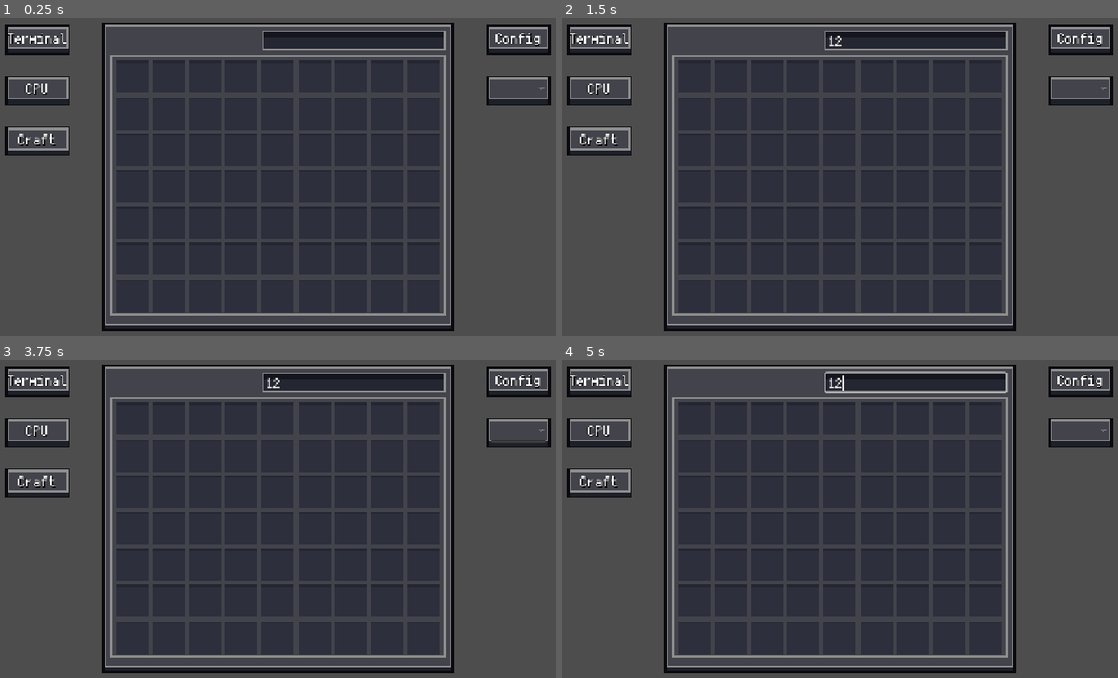
Above: before the commit, frames 1-4 (two rows, left to right).
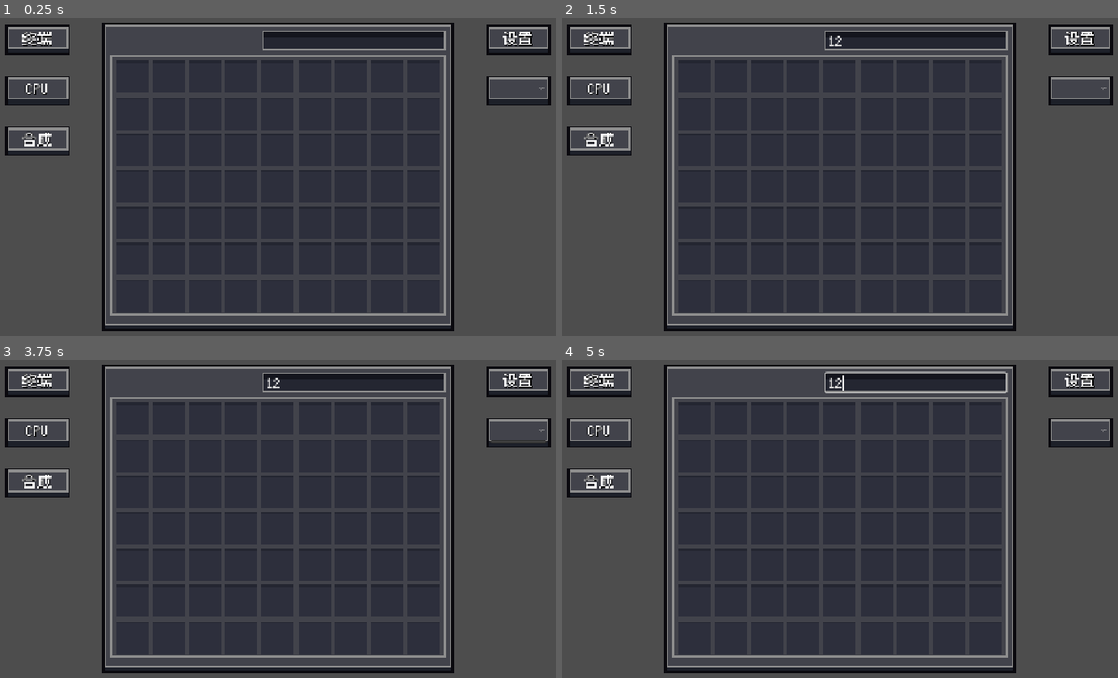
Above: after the commit, the same moments.

Repository: ZhangDaing/ae2online
Game: Godot game, scene res://tscn/main.tscn
The game is run twice, just before and just after one commit, with the same random seed, the same clock (stepped at 60 frames per second) and the same inputs.
Inputs (mouse positions are in pixels of both pictures, inside the frame that each line leads up to):
- Up to frame 1 (0.25 s): no input
- Up to frame 2 (1.5 s): click (917, 40) at 0.52 s; type "12" at 0.6 s; click (600, 40) at 1.25 s
- Up to frame 3 (3.75 s): click (38, 382) at 2 s; click (38, 382) at 2.75 s; click (517, 429) at 3.5 s
- Up to frame 4 (5 s): tap Enter at 4.25 s; move the mouse to (917, 382) at 4.27 s; click (917, 382) at 4.42 s

The runs differ from the first frame. In frame 1, 0.7% of the frame differs, in the area x 1-98%, y 4-41%; in frame 2, 0.7%; in frame 3, 0.7%; in frame 4, 0.7%.

Commit message:
完成了可合成物品的监控

Diff:
--- a/godot/gd/event_bus.gd
+++ b/godot/gd/event_bus.gd
@@ -13,3 +13,4 @@
 # 终端信号
 signal terminal_logged(url: String, token: Dictionary)
 signal terminal_choosed(index: int)
+signal terminal_storage_updated(items: Array)
--- a/godot/gd/item.gd
+++ b/godot/gd/item.gd
@@ -18,13 +18,21 @@
 func set_data(data: Dictionary) -> void:
 	card_data = data
 	if is_node_ready():
-		count_label.text = _format_number(card_data.get("count", 0))
+		var count = card_data.get("count", 0)
+		if count != 0:
+			count_label.text = _format_number(count)
+		else:
+			count_label.text = ""
 		load_cover()
 
 func update_data(data: Dictionary) -> void:
 	card_data = data
 	if is_node_ready():
-		count_label.text = _format_number(card_data.get("count", 0))
+		var count = card_data.get("count", 0)
+		if count != 0:
+			count_label.text = _format_number(count)
+		else:
+			count_label.text = ""
 
 # 加载图标
 func load_cover() -> void:
--- a/godot/gd/main.gd
+++ b/godot/gd/main.gd
@@ -30,6 +30,7 @@
 	var t = terminals[id]
 	terminal.on_login_succeeded(t["url"], t["token"])
 	terminal_cpus.on_login_succeeded(t["url"], t["token"])
+	terminal_craft.on_login_succeeded(t["url"], t["token"])
 
 func _on_account_config_changed() -> void:
 	# 清空终端数据
--- a/godot/gd/terminal.gd
+++ b/godot/gd/terminal.gd
@@ -42,11 +42,6 @@
 	EventBus.reflash_time_config_changed.connect(apply_reflash_time_config)
 	# 初始化
 	request_data()
-
-# process函数
-func _process(_delta: float) -> void:
-	pass # Replace with function body.
-
 #---------------------------------------------------
 # 核心函数，请求后端数据
 # 请求数据
@@ -86,6 +81,7 @@
 		return
 
 	item_cache = data.get("items", []) # 缓存所有物品数据
+	EventBus.terminal_storage_updated.emit(item_cache) # 外传物品数据
 	refresh_cards(sort_items(item_cache)) # 创建卡片
 #---------------------------------------------------
 # 应用返回的数据
@@ -220,3 +216,5 @@
 	_token = token
 	connected = true
 	request_data()
+
+#---------------------------------------------------
--- a/godot/gd/terminal_craft.gd
+++ b/godot/gd/terminal_craft.gd
@@ -1,5 +1,243 @@
 extends Control
-
-
+#---------------------------------------------------
+# 网络请求节点
+@onready var http_request = $HTTPRequest
+# 物品容器
+@onready var card_container = $Background/VBox/Scroll/ScrollContainer/Margin/ItemContainer
+# 检索框
+@onready var search_box = $Background/VBox/Search/LineEdit
+# 刷新定时器
+@onready var reflash_timer = $ReflashTimer
+
+# 预加载卡片场景
+const CARD_SCENCE = preload("res://tscn/item.tscn")
+
+# 后端请求地址
+var _url = ""
+var _token: Dictionary = {}
+var connected = false
+
+# 检索文本
+var search_text = ""
+
+# 原始物品数据缓存
+var item_cache: Array = []
+var terminal_item_cache: Array = [] # 终端物品缓存
+
+# 已加载的卡片缓存
+var card_cache: Dictionary = {}
+
+# 排序方式（与 terminal.gd 共用设置）
+enum SortType { NAME = 0, AMOUNT = 1, MOD = 2 }
+enum SortDir { ASC = 0, DESC = 1 }
+
+var current_sort_type: SortType = 1 as SortType
+var current_sort_dir: SortDir = 0 as SortDir
+
+# 请求状态
+var requesting = false
+#---------------------------------------------------
+# ready函数
+func _ready():
+	# 连接设置信号
+	EventBus.sort_config_changed.connect(apply_sort_config)
+	EventBus.reflash_time_config_changed.connect(apply_reflash_time_config)
+	EventBus.terminal_storage_updated.connect(_on_terminal_storage_updated)
+
+	# 初始化
+	request_data()
+#---------------------------------------------------
+# 核心函数，请求后端数据（可合成物品）
+func request_data() -> void:
+	if requesting or !connected:
+		return
+	requesting = true
+	var url = _url + "/craftable"
+	var error = http_request.request(url,
+		[ "Authorization: Bearer " + _token.get("token", "") ],
+		HTTPClient.METHOD_GET)
+	if error != OK:
+		requesting = false
+		print("后端请求失败")
+
+# 请求完成，进行回调
+func _on_request_completed(
+	result: int,
+	response_code: int,
+	_headers: PackedStringArray,
+	body: PackedByteArray
+) -> void:
+	requesting = false
+	# 检查请求结果
+	if result != HTTPRequest.RESULT_SUCCESS:
+		print("网络错误")
+		return
+	if response_code != 200:
+		print("请求失败，状态码: ", response_code)
+		return
+
+	# 解析JSON数据
+	var string = body.get_string_from_utf8()
+	var data = JSON.parse_string(string)
+	if data == null:
+		print("数据解析失败")
+		return
+
+	item_cache = data.get("items", []) # 缓存所有物品数据
+
+	#从终端处同步物品数量数据
+	# 构建终端物品查找表（rawId -> 物品数据，含 count）
+	var terminal_map: Dictionary = {}
+	for t_item in terminal_item_cache:
+		terminal_map[t_item.get("rawId", "")] = t_item
+
+	# 用终端数据填充 item_cache，终端里没对应数据则跳过
+	var merged: Array = []
+	for item in item_cache:
+		var match = terminal_map.get(item.get("rawId", ""))
+		if match != null:
+			merged.append(match)
+		else:
+			var copy = item.duplicate()
+			copy["count"] = 0
+			merged.append(copy)
+	item_cache = merged
+
+	refresh_cards(sort_items(item_cache)) # 创建卡片
+
+# 从终端处获取数据
+func _on_terminal_storage_updated(items: Array) -> void:
+	terminal_item_cache = items
+#---------------------------------------------------
+# 应用返回的数据
+# 遍历生成卡片
+func refresh_cards(items: Array) -> void:
+	# 处理检索前的卡片缓存
+	var keep_cards: Dictionary = {}
+
+	for item in items:
+		var item_id = item.get("rawId", "")
+		keep_cards[item_id] = true
+		if item_id in card_cache:
+			# 如果卡片已存在，则更新数据
+			card_cache[item_id].update_data(item)
+		else:
+			# 如果卡片不存在，则创建新的卡片
+			var new_card = CARD_SCENCE.instantiate()
+			new_card.set_data(item)
+			card_container.add_child(new_card)
+			card_cache[item_id] = new_card
+
+	# 移除不需要的卡片
+	for item_id in card_cache.keys():
+		if not keep_cards.has(item_id):
+			card_cache[item_id].queue_free()
+			card_cache.erase(item_id)
+
+	# 重新排列卡片节点
+	for item in items:
+		var card = card_cache.get(item.get("rawId", ""))
+		card_container.move_child(card, card_container.get_child_count())
+
+	_apply_search_filter() # 应用检索过滤
+
+func _on_reflash_timeout() -> void:
+	request_data()
+
+#---------------------------------------------------
+# 检索功能
+func _on_search_changed(new_text: String) -> void:
+	search_text = new_text
+	_apply_search_filter()
+
+func _apply_search_filter() -> void:
+	var filtered_items = filter(item_cache)
+	for item_id in card_cache:
+		if item_id in filtered_items:
+			card_cache[item_id].visible = true
+		else:
+			card_cache[item_id].visible = false
+
+func filter(items: Array) -> Dictionary:
+	var filtered: Dictionary = {}
+	if search_text == "":
+		# 检索为空，返回所有物品
+		for item in items:
+			filtered[item.get("rawId", "")] = true
+		return filtered
+	# 否则，返回匹配的物品
+	for item in items:
+		if search_text.to_lower() in item.get("id", "").to_lower():
+			filtered[item.get("rawId", "")] = true
+	return filtered
+
+#---------------------------------------------------
+# 排序算法（与 terminal.gd 共用设置）
+func sort_items(items: Array) -> Array:
+	var sorted_items = items.duplicate()
+	match current_sort_type:
+		SortType.NAME:
+			sorted_items.sort_custom(_sort_by_name)
+		SortType.AMOUNT:
+			sorted_items.sort_custom(_sort_by_amount)
+		SortType.MOD:
+			sorted_items.sort_custom(_sort_by_mod)
+	return sorted_items
+
+func _sort_by_name(a, b) -> bool:
+	var cmp = _cmp_ignore_case(a.get("id", ""), b.get("id", ""))
+	if current_sort_dir == SortDir.DESC:
+		cmp = -cmp
+	return cmp < 0
+
+func _sort_by_amount(a, b) -> bool:
+	# 可合成物品没有 count 字段，退化为按名称排序
+	var amt_a = float(a.get("count", 0))
+	var amt_b = float(b.get("count", 0))
+	var cmp = 0
+
+	if amt_a != amt_b:
+		cmp = amt_a - amt_b
+	else:
+		cmp = _cmp_ignore_case(a.get("id", ""), b.get("id", ""))
+
+	if current_sort_dir == SortDir.DESC:
+		cmp = -cmp
+	return cmp < 0
+
+func _sort_by_mod(a, b) -> bool:
+	var cmp = _cmp_ignore_case(a.get("modid", ""), b.get("modid", ""))
+	if cmp == 0:
+		cmp = _cmp_ignore_case(a.get("id", ""), b.get("id", ""))
+	if current_sort_dir == SortDir.DESC:
+		cmp = -cmp
+	return cmp < 0
+
+# 忽略大小写比较
+func _cmp_ignore_case(a: String, b: String) -> int:
+	var lower_a = a.to_lower()
+	var lower_b = b.to_lower()
+	if lower_a < lower_b:
+		return -1
+	if lower_a > lower_b:
+		return 1
+	return 0
+
+#---------------------------------------------------
+# 配置设置信号回调
+func apply_sort_config(sort_type: int, sort_dir: int) -> void:
+	current_sort_type = sort_type as SortType
+	current_sort_dir = sort_dir as SortDir
+	# 重新排序并刷新卡片
+	refresh_cards(sort_items(item_cache))
+
+func apply_reflash_time_config(value: float) -> void:
+	reflash_timer.wait_time = value
+
+# 配置登录信号回调
 func on_login_succeeded(url: String, token: Dictionary) -> void:
-	pass
+	# 登录成功后，刷新数据
+	_url = url
+	_token = token
+	connected = true
+	request_data()
--- a/godot/tscn/config.tscn
+++ b/godot/tscn/config.tscn
@@ -42,7 +42,7 @@
 offset_bottom = -9.0
 grow_horizontal = 2
 grow_vertical = 2
-text = "Config"
+text = "设置"
 horizontal_alignment = 1
 vertical_alignment = 1
 
--- a/godot/tscn/mode_choose.tscn
+++ b/godot/tscn/mode_choose.tscn
@@ -45,7 +45,7 @@
 offset_bottom = -9.0
 grow_horizontal = 2
 grow_vertical = 2
-text = "Terminal"
+text = "终端"
 horizontal_alignment = 1
 vertical_alignment = 1
 
@@ -97,7 +97,7 @@
 offset_bottom = -9.0
 grow_horizontal = 2
 grow_vertical = 2
-text = "Craft"
+text = "合成"
 horizontal_alignment = 1
 vertical_alignment = 1
 
--- a/godot/tscn/terminal_craft.tscn
+++ b/godot/tscn/terminal_craft.tscn
@@ -158,4 +158,7 @@
 autostart = true
 
 [connection signal="gui_input" from="Background/VBox/Search/LineEdit" to="Background/VBox/Search/LineEdit" method="_on_gui_input"]
+[connection signal="text_changed" from="Background/VBox/Search/LineEdit" to="." method="_on_search_changed"]
 [connection signal="gui_input" from="Background/VBox/Scroll/ScrollContainer" to="Background/VBox/Scroll/ScrollContainer" method="_on_gui_input"]
+[connection signal="request_completed" from="HTTPRequest" to="." method="_on_request_completed"]
+[connection signal="timeout" from="ReflashTimer" to="." method="_on_reflash_timeout"]
